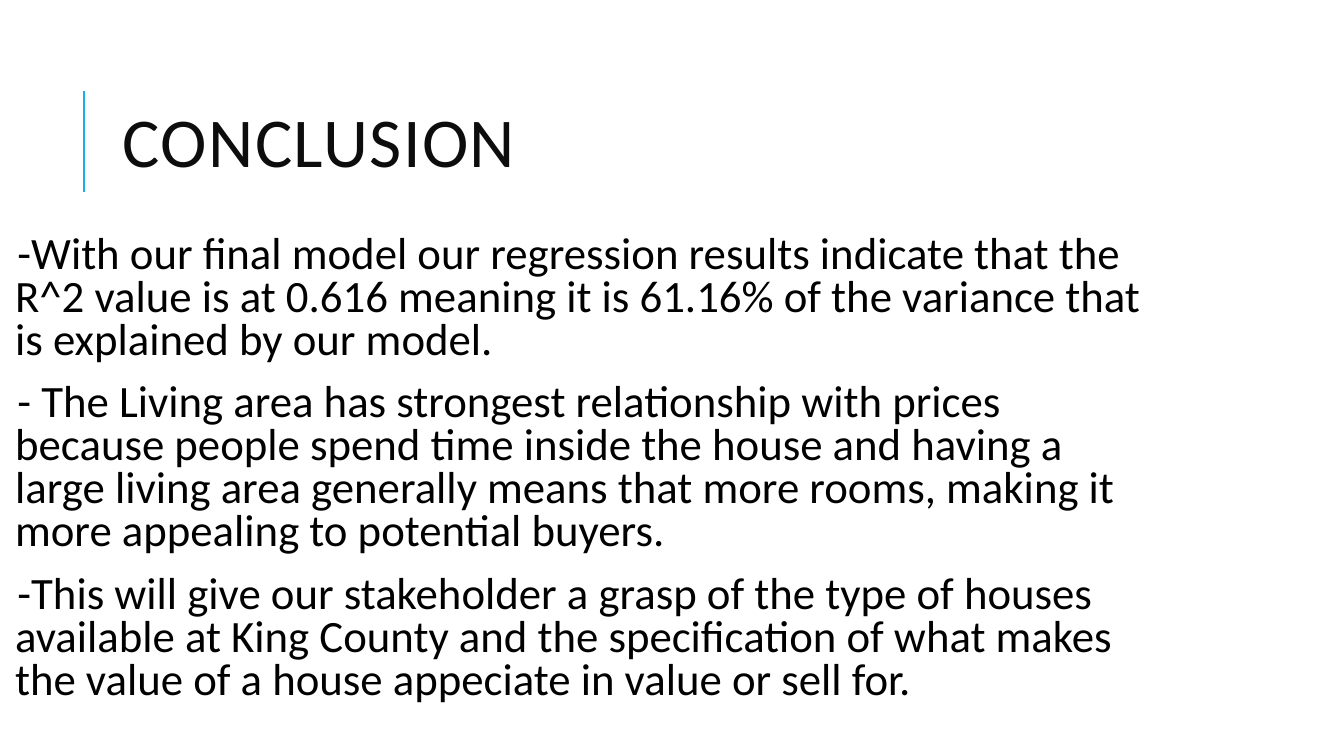
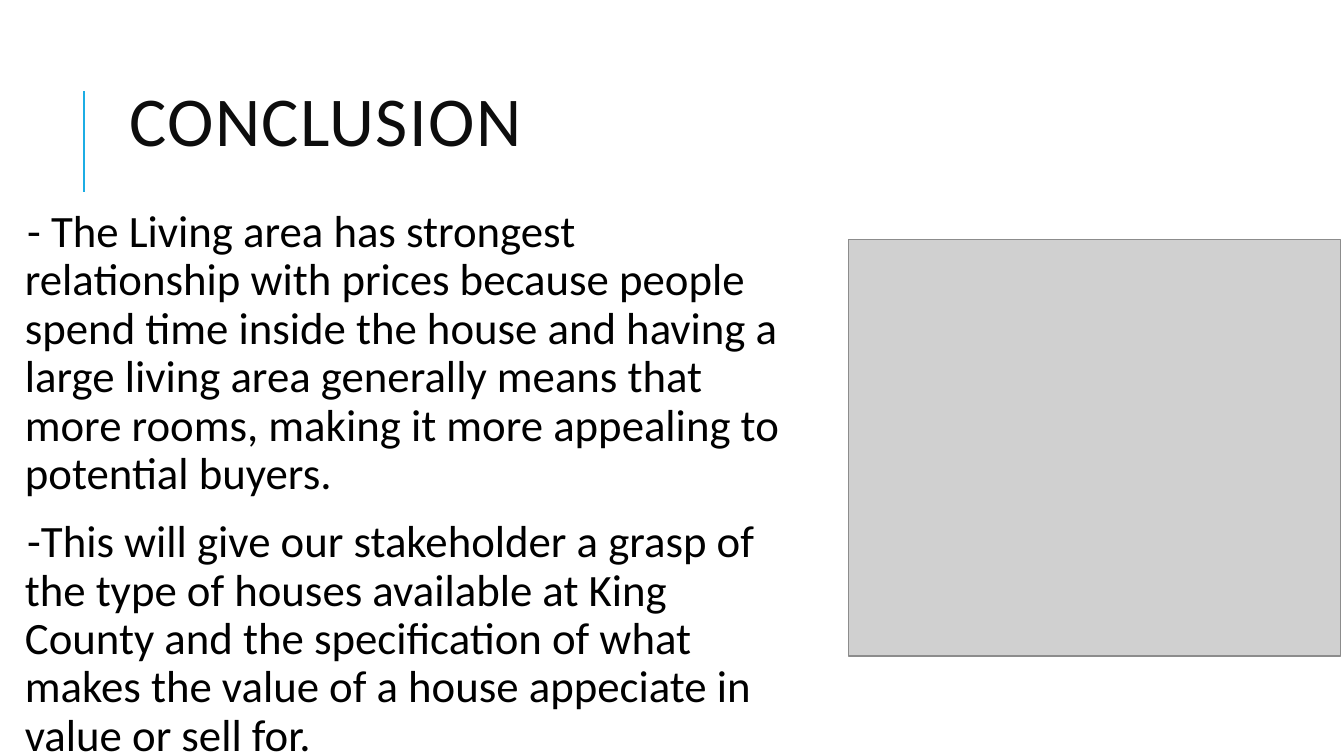
Before and after one commit to Coderunner98/Phase-2-project, a slide deck: slide 9 of House Pricing Analysis ppt.pptx. Drawn at 1344x756 pixels with LibreOffice and Linux fonts; fonts in the diff are those of the drawing; grey boxes stand for pictures. Boxes give left, top, right and bottom in pixels: in the first picture for what was removed or moved away, otherwise in the second. Text is boxed around its words. In the diff, an @@ line names an element or a change of style, - is before the commit and + after.

```diff
--- a/House Pricing Analysis ppt.pptx
+++ b/House Pricing Analysis ppt.pptx
@@ title "CONCLUSION": place and size @@
-title "CONCLUSION" at [123, 121, 515, 168]
+title "CONCLUSION" at [129, 100, 521, 147]
@@ text "- The Living area has ...": place and size @@
-text "- The Living area has ..." at [15, 238, 1140, 703]
+text "- The Living area has ..." at [25, 216, 779, 752]
@@ text "- The Living area has ..." at [25, 216, 779, 752]: line spacing 0.8 to 0.9 @@
@@ text at [15, 238, 1140, 363]: paragraph removed @@
-  -With our final model our regression results indicate that the R^2 value is at 0.616 meaning it is 61.16% of the variance that is explained by our model.
@@ picture added at [849, 240, 1341, 656] @@
```
Also in this commit, not shown: 5 other slides changed, 2 slides added, 1 slide removed.
